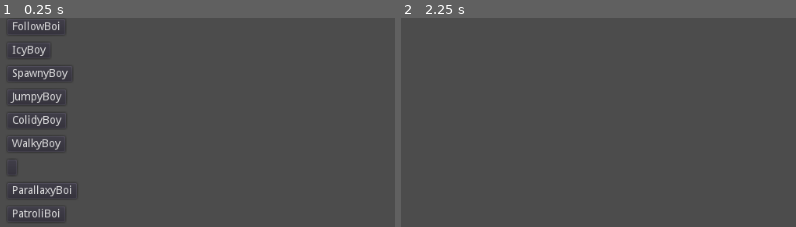
Above: before the commit, frames 1-2 (left to right).
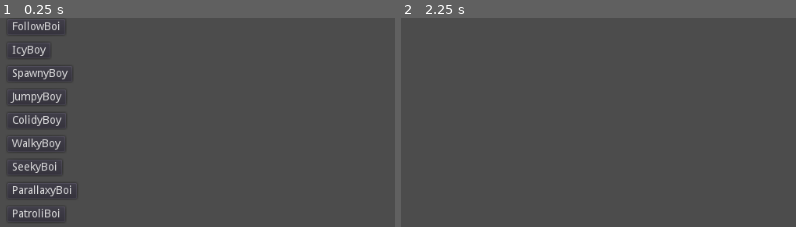
Above: after the commit, the same moments.

Repository: Rosthouse/GodotTest
Game: Godot game, scene res://Main.tscn
The game is run twice, just before and just after one commit, with the same random seed, the same clock (stepped at 60 frames per second) and the same inputs. The engine's default icon, where the game draws it, is replaced by a stand-in: a white triangle on a blue panel in a dark square.
Inputs:
- Up to frame 1 (0.25 s): no input
- Up to frame 2 (2.25 s): click "FollowBoi" at 0.5 s; click "X" at 1.25 s; click "IcyBoy" at 2 s
The pictures show only the part of the screen within x 0-50%, y 2-52%; the shares and areas given below are measured in that part.

The runs differ from the first frame. In frame 1, 0.3% of the frame differs, in the area x 3-15%, y 68-75%; in frame 2, nothing differs.
Error before the commit: Invalid get index 'resource_path' (on base: 'Nil'). (res://Scenes/LoadScene.gd:25)

Commit message:
Change: Implemented seeking behaviour correctly

Diff:
--- a/Scenes/Seeker.gd
+++ b/Scenes/Seeker.gd
@@ -13,9 +13,15 @@
 # Called every frame. 'delta' is the elapsed time since the previous frame.
 func _process(delta):
 	var steering_direction: Vector2 = Vector2(cos(self.rotation), sin(self.rotation))
-	var steering_force: Vector2 = steering_direction.clamped(max_force)
+
+	#var steering_force: Vector2 = steering_direction.clamped(max_force)
+	var steering_force: Vector2 = self.get_steering().clamped(max_force)
 	var acceleration: Vector2 = steering_force / mass
 
 	self.velocity = (velocity + acceleration).clamped(max_speed)
 	self.position = self.position + self.velocity
 	self.rotation = atan2(steering_direction.y, steering_direction.x)
+
+func get_steering() -> Vector2:
+	var desired_velocity: Vector2 =  (self.target.position - self.position ).normalized() * self.max_speed
+	return desired_velocity - self.velocity
--- a/Scenes/SeekyBoi.gd
+++ b/Scenes/SeekyBoi.gd
@@ -7,5 +7,5 @@
 func _input(event):
    # Mouse in viewport coordinates
 	if event.is_action_released("target_set"):
-		print("Mouse Click/Unclick at: ", event.position)
+		print("Set target to: ", event.position)
 		target.position = event.position
--- a/Scenes/SeekyBoi.tscn
+++ b/Scenes/SeekyBoi.tscn
@@ -2,7 +2,7 @@
 
 [ext_resource path="res://Scenes/SeekyBoi.gd" type="Script" id=1]
 [ext_resource path="res://icon.png" type="Texture" id=2]
-[ext_resource path="res://Seeker.gd" type="Script" id=3]
+[ext_resource path="res://Scenes/Seeker.gd" type="Script" id=3]
 
 [node name="SeekyBoi" type="Node2D"]
 script = ExtResource( 1 )
@@ -10,12 +10,11 @@
 
 [node name="Seeker" type="Sprite" parent="."]
 position = Vector2( 50, 50 )
-rotation = 0.785398
 texture = ExtResource( 2 )
 script = ExtResource( 3 )
 target_node = NodePath("../Position2D")
 mass = 5.0
-max_force = 5.0
+max_force = 1.0
 max_speed = 5.0
 
 [node name="Position2D" type="Position2D" parent="."]
